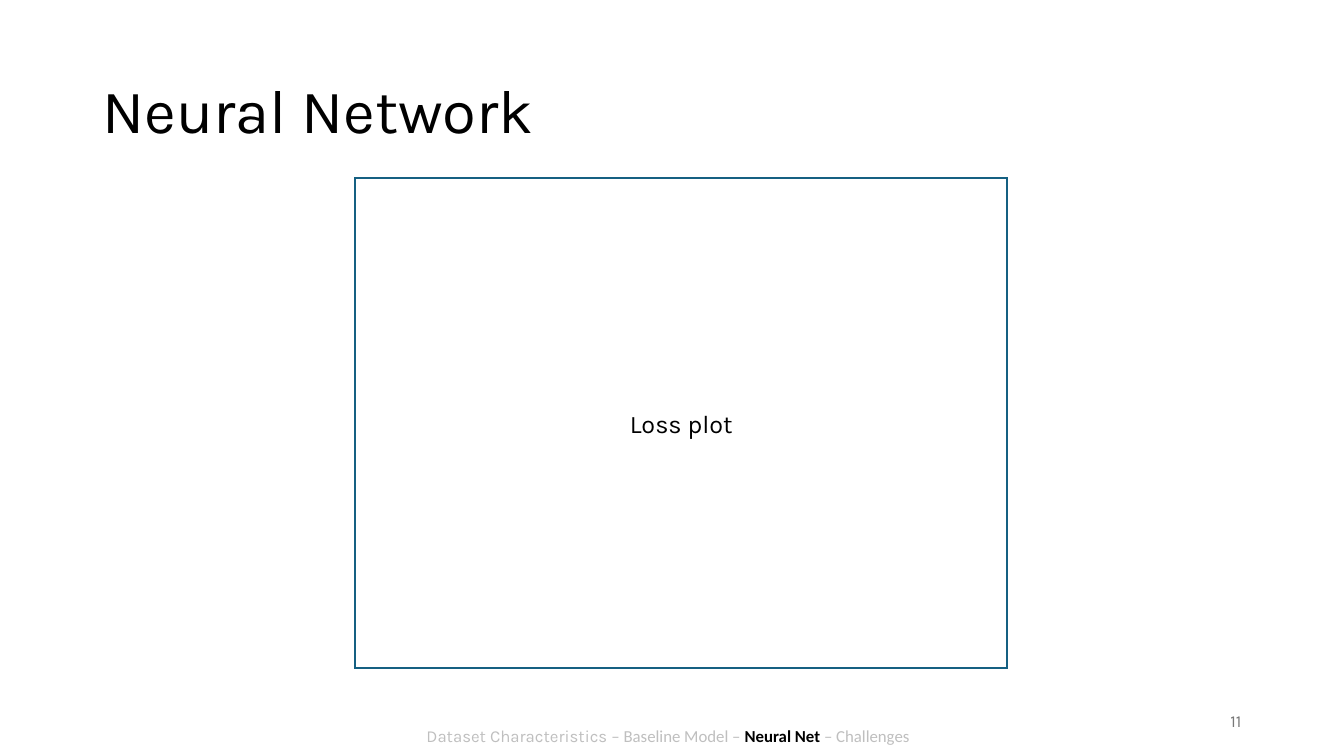
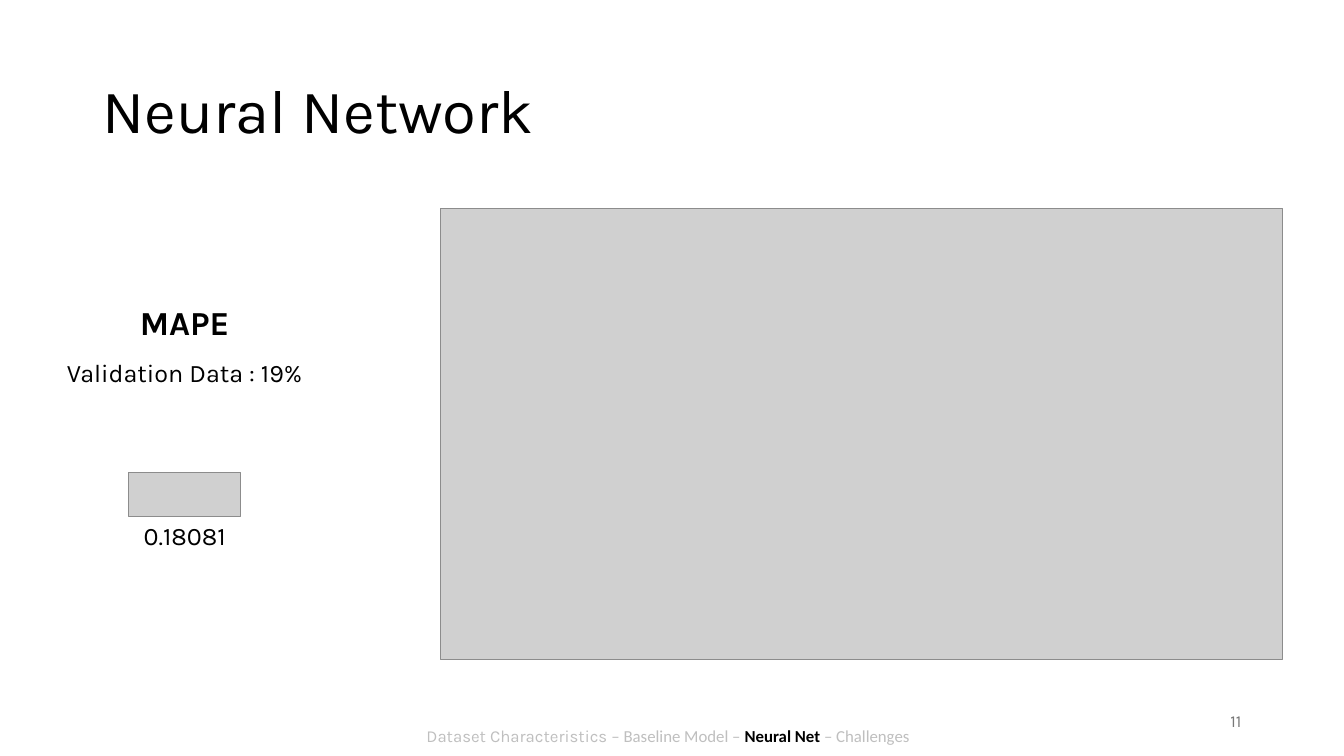
Before and after one commit to antonroefer/bakery-sales-prediction-group-3, a slide deck: slide 11 of 4_Presentation/Group 3.pptx. Drawn at 1344x756 pixels with LibreOffice and Linux fonts; fonts in the diff are those of the drawing; grey boxes stand for pictures. Boxes give left, top, right and bottom in pixels: in the first picture for what was removed or moved away, otherwise in the second. Text is boxed around its words. In the diff, an @@ line names an element or a change of style, - is before the commit and + after.

```diff
--- a/4_Presentation/Group 3.pptx
+++ b/4_Presentation/Group 3.pptx
@@ rectangle removed at (x1=355, y1=178, x2=1007, y2=668) @@
-Loss plot
@@ picture added at (x1=441, y1=209, x2=1284, y2=659) @@
@@ text added at (x1=67, y1=313, x2=302, y2=383), 18 pt, text #000000 @@
+MAPE
+Validation Data : 19%
@@ picture added at (x1=128, y1=473, x2=241, y2=516) @@
@@ text added at (x1=144, y1=529, x2=226, y2=546), 18 pt, text #000000 @@
+0.18081
```
Also in this commit, not shown: 4 other slides changed, 1 slide added.
